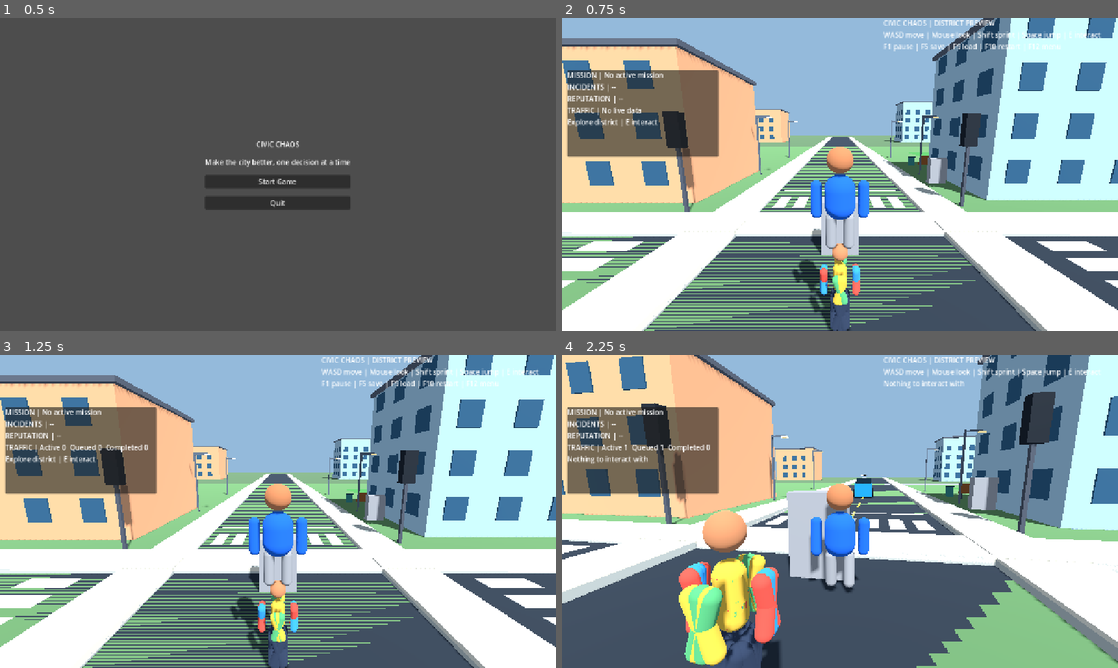
Above: before the commit, frames 1-4 (two rows, left to right).
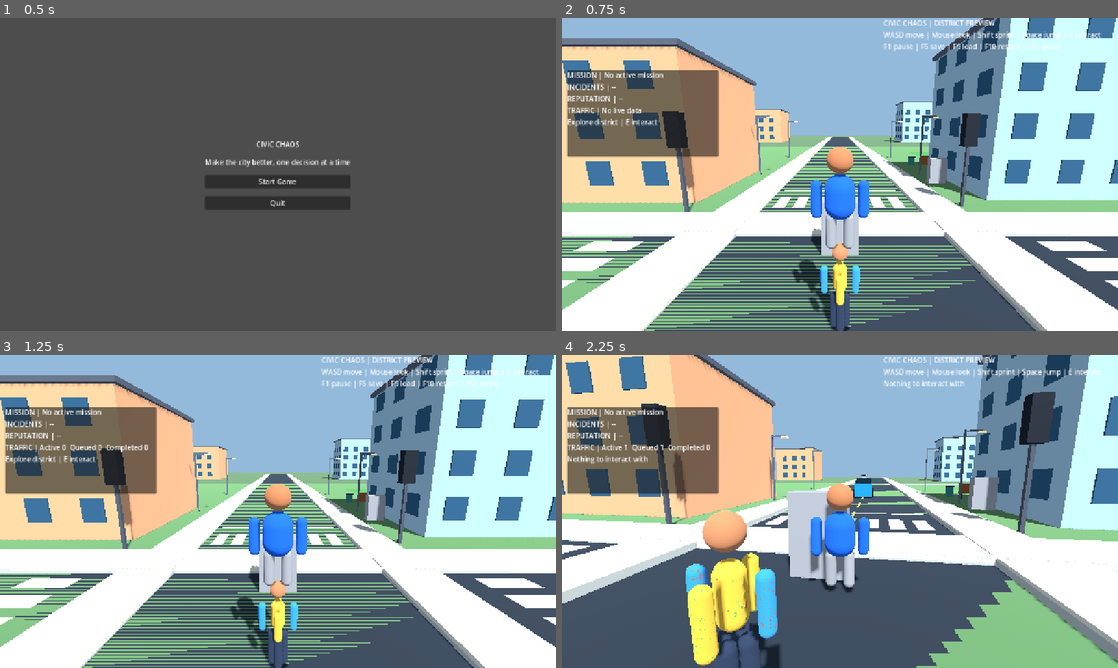
Above: after the commit, the same moments.

Repository: gauravprajapat-23/civic-chaos
Game: Godot game, scene res://scenes/core/menu.tscn
Same seed, same stepped clock (60 frames per second), same inputs: the game is played once before the commit and once after it.
Inputs (mouse positions are in pixels of both pictures, inside the frame that each line leads up to):
- Up to frame 1 (0.5 s): no input
- Up to frame 2 (0.75 s): click "Start Game" at 0.5 s
- Up to frame 3 (1.25 s): no input
- Up to frame 4 (2.25 s): tap Enter at 1.25 s; move the mouse to (867, 511) at 1.27 s; hold E (interact) 1.28-2.03 s; hold W (move_forward) from 1.28 s (still down); tap Space (jump) at 1.52 s; move the mouse to (812, 511) at 2.02 s; tap Shift (sprint) at 2.1 s

Frame 1 is identical in both runs. In frame 2, 0.4% of the frame differs, in the area x 44-54%, y 76-100%; in frame 3, 0.5%; in frame 4, 3.1%, in the area x 21-55%, y 38-100%.

Commit message:
fix(npc): initialize walker positions and block movement into player vehicles and world

Diff:
--- a/scripts/npc/district_pedestrians.gd
+++ b/scripts/npc/district_pedestrians.gd
@@ -1,6 +1,5 @@
 extends Node3D
-## Lightweight, deterministic visual pedestrians for the district preview.
-## Sidewalk walkers reserve shared junction crossing zones.
+## Deterministic sidewalk pedestrians with physics clearance and junction reservations.
 
 @export var pedestrian_count: int = 8
 @export var district_extent: float = 38.0
@@ -11,6 +10,10 @@
 var _walker_progress: Array[float] = []
 var _reservations: CivicIntersectionReservations
 var _crossing: Array[bool] = []
+const BODY_RADIUS: float = 0.32
+const PLAYER_CLEARANCE: float = 1.15
+const WALKER_CLEARANCE: float = 0.85
+const VEHICLE_CLEARANCE: float = 1.5
 
 func configure_traffic(signals: CivicTrafficSignalController, spawner: CivicTrafficSpawner, reservations: CivicIntersectionReservations = null) -> void:
     _signal_controller = signals
@@ -29,10 +32,11 @@
         walker.collision_layer = 8
         walker.collision_mask = 3
         walker.sync_to_physics = true
+        walker.set_meta("pedestrian_index", index)
         var collider := CollisionShape3D.new()
         collider.name = "BodyCollision"
         var capsule := CapsuleShape3D.new()
-        capsule.radius = 0.32
+        capsule.radius = BODY_RADIUS
         capsule.height = 1.75
         collider.shape = capsule
         collider.position.y = 0.87
@@ -48,6 +52,7 @@
         var right_leg := _part(walker, "RightLeg", Vector3(0.12, 0.45, 0), Vector3(0.17, 0.78, 0.19), Color(0.17, 0.21, 0.28))
         _walker_progress.append(float(index) * 5.0)
         _crossing.append(false)
+        walker.position = _walk_position(index % 4, fposmod(_walker_progress[index], district_extent * 1.65) - district_extent * 1.65 * 0.5)
         _walkers.append({
             "root": walker, "arms": [left_arm, right_arm], "legs": [left_leg, right_leg],
             "phase": float(index) * 1.7, "speed": 1.0 + float(index % 3) * 0.22,
@@ -101,7 +106,7 @@
         if can_walk:
             var next_progress: float = fposmod(_walker_progress[index] + delta * speed, length) - length * 0.5
             var proposed_position: Vector3 = _walk_position(side, next_progress)
-            if _pedestrian_blocked(index, proposed_position):
+            if _pedestrian_blocked(index, proposed_position) or _swept_path_blocked(index, root.position, proposed_position):
                 can_walk = false
             else:
                 _walker_progress[index] += delta * speed
@@ -144,21 +149,47 @@
             return Vector3(-progress, 0.2, -offset)
 
 func _pedestrian_blocked(index: int, next_position: Vector3) -> bool:
+    # Evaluate current and proposed positions so a walker cannot step into
+    # a player already overlapping its path.
     var player: Node3D = get_parent().get_node_or_null("PlayerRoot") as Node3D
     if player != null:
-        var player_delta: Vector3 = player.global_position - to_global(next_position)
-        player_delta.y = 0.0
-        if player_delta.length_squared() < 1.6 * 1.6:
-            return true
+        for candidate in [_walkers[index]["root"].position, next_position]:
+            var delta_to_player: Vector3 = player.global_position - to_global(candidate)
+            delta_to_player.y = 0.0
+            if delta_to_player.length_squared() < PLAYER_CLEARANCE * PLAYER_CLEARANCE:
+                return true
     for other_index in range(_walkers.size()):
         if other_index == index:
             continue
         var other: Node3D = _walkers[other_index]["root"]
         var separation: Vector3 = other.position - next_position
         separation.y = 0.0
-        if separation.length_squared() < 0.85 * 0.85:
+        if separation.length_squared() < WALKER_CLEARANCE * WALKER_CLEARANCE:
             return true
+    if _traffic_spawner != null:
+        for vehicle in _traffic_spawner.active_vehicles:
+            if not is_instance_valid(vehicle) or not vehicle.active:
+                continue
+            var delta_to_vehicle: Vector3 = vehicle.global_position - to_global(next_position)
+            delta_to_vehicle.y = 0.0
+            if delta_to_vehicle.length_squared() < VEHICLE_CLEARANCE * VEHICLE_CLEARANCE:
+                return true
     return false
+
+func _swept_path_blocked(index: int, from_position: Vector3, to_position: Vector3) -> bool:
+    var movement: Vector3 = to_position - from_position
+    if movement.length_squared() < 0.000001:
+        return false
+    var walker: AnimatableBody3D = _walkers[index]["root"] as AnimatableBody3D
+    var collider: CollisionShape3D = walker.get_node("BodyCollision") as CollisionShape3D
+    var query := PhysicsShapeQueryParameters3D.new()
+    query.shape = collider.shape
+    query.transform = Transform3D(walker.global_transform.basis, to_global(to_position) + Vector3(0.0, collider.position.y, 0.0))
+    query.collision_mask = 1 | 2 | 4 | 8
+    query.exclude = [walker.get_rid()]
+    query.margin = 0.03
+    # Test proposed body volume against all relevant solid obstacles.
+    return not get_world_3d().direct_space_state.intersect_shape(query, 1).is_empty()
 
 func _can_cross(side: int) -> bool:
     if _signal_controller == null:
